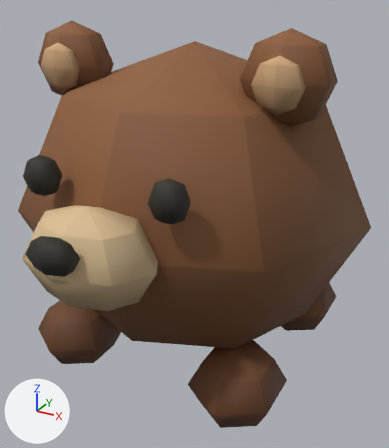
What one commit did to the glTF model models/hunting/Bear.glb.
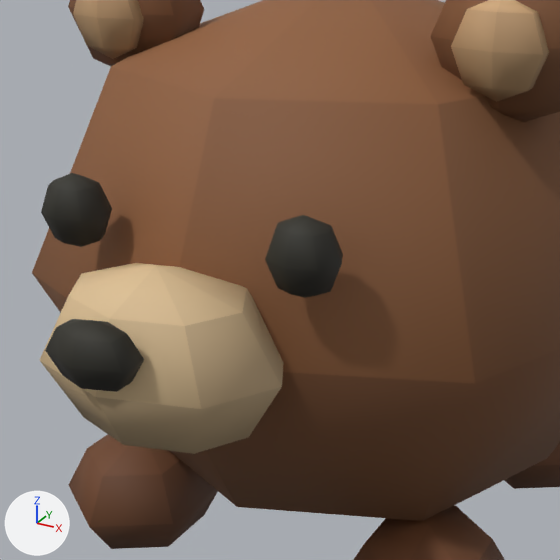
Each version is shown whole from a 50 mm camera at (0.353, -0.642, 0.523) aimed at (0.013, -0.023, 0.214), then close up on the part from 0% to 80% of the width and 13% to 83% of the height. The lights are fixed; the arrows at lower left show +X, +Y and +Z. The first two pictures are the older version. Vertices at exactly the same position are counted once.

Objects in the first close-up: 'Bear'.
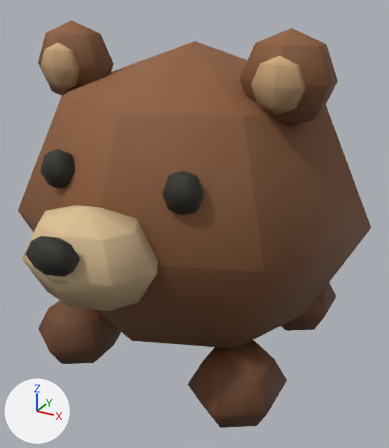
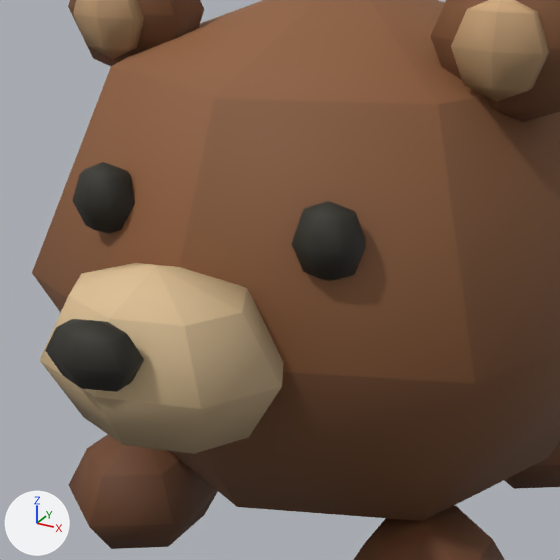
Where the change shows, as pixel boxes [x1, y1, x2, y2] in the close-ups (560 x 560 px; the box of a moved part takes in the faces that stretch with it):
part 1 of me_sphere_005, moved or reshaped: before [41, 173, 112, 247]; after [72, 162, 135, 234]
part 2 of me_sphere_005, moved or reshaped: before [265, 215, 343, 298]; after [292, 201, 366, 281]

Patch to the scene script:
```diff
--- a/models/hunting/Bear.glb.py
+++ b/models/hunting/Bear.glb.py
@@ me_sphere_005 @@
 me_sphere_005.from_pydata(...)  # 304 vertices, 552 faces; spans x -0.25..0.25, y -0.31..0.277, z 0.0..0.484
 # used by ob_bear; location = (0.0, 0.0, 0.0)
+# me_sphere_005 part 1: the loose piece of 26 vertices spanning x -0.109..-0.061, y -0.228..-0.188, z 0.3..0.35 is moved by (0.0, 0.028, 0.0)
+# me_sphere_005 part 2: the loose piece of 26 vertices spanning x 0.061..0.109, y -0.228..-0.188, z 0.3..0.35 is moved by (0.0, 0.028, 0.0)
 me_sphere_005.materials.append(mat_ville_ceramic__stone_and_foliage)
```
